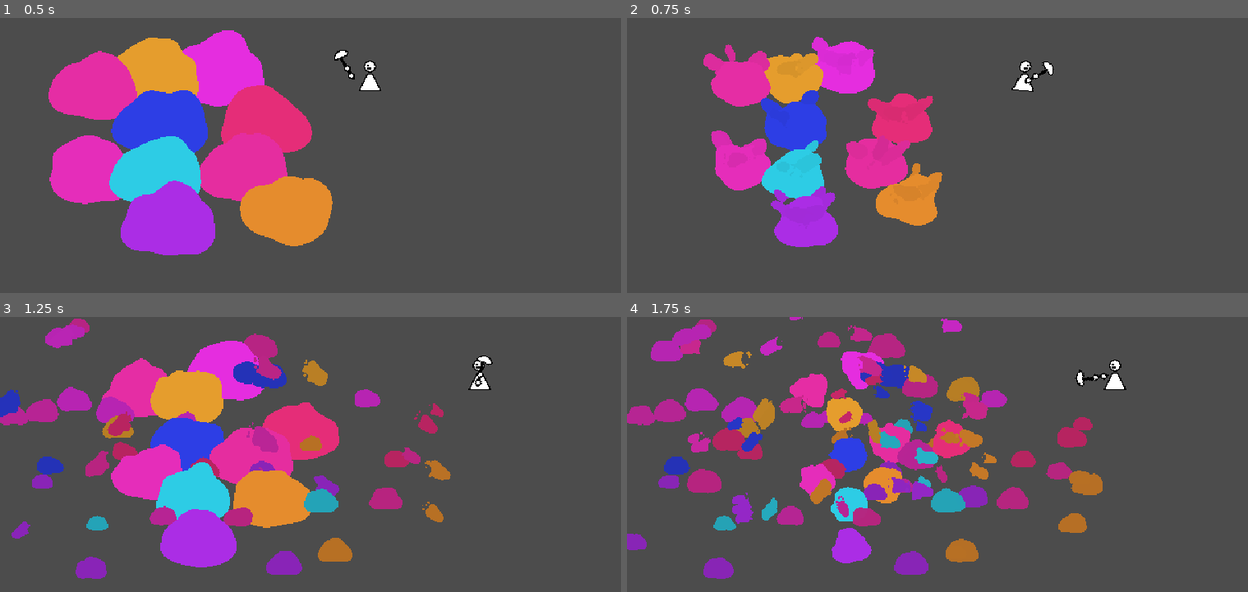
Above: before the commit, frames 1-4 (two rows, left to right).
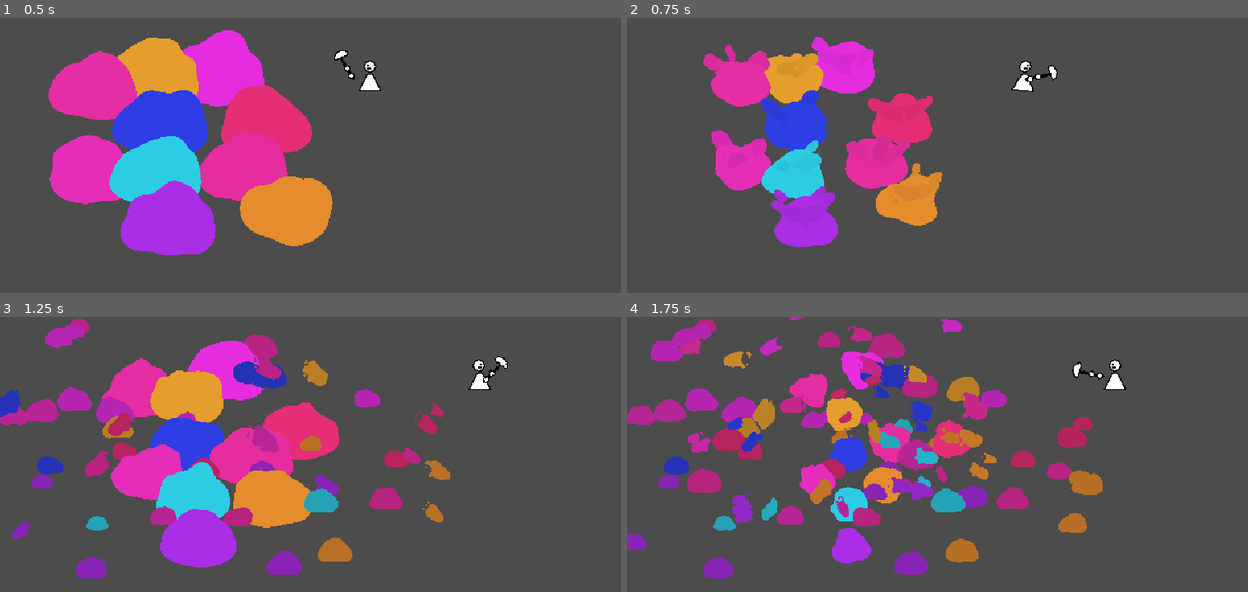
Above: after the commit, the same moments.

Repository: MetRiko/LD-2023-01
Game: Godot game, scene res://Root.tscn
The game is run twice, just before and just after one commit, with the same random seed, the same clock (stepped at 60 frames per second) and the same inputs. The engine's default icon, where the game draws it, is replaced by a stand-in: a white triangle on a blue panel in a dark square.
Inputs (mouse positions are in pixels of both pictures, inside the frame that each line leads up to):
- Up to frame 1 (0.5 s): no input
- Up to frame 2 (0.75 s): tap Enter at 0.5 s; move the mouse to (1098, 183) at 0.52 s; hold D (game_right) from 0.53 s (still down); click (1098, 183) at 0.6 s
- Up to frame 3 (1.25 s): keep holding D (game_right)
- Up to frame 4 (1.75 s): release D (game_right) at 1.25 s; drag from (825, 520) to (925, 575) at 1.27 s

Frame 1 is identical in both runs. In frame 2, 0.1% of the frame differs, in the area x 64-70%, y 15-24%; in frame 3, 0.2%, in the area x 76-82%, y 14-26%; in frame 4, 0.2%.

Commit message:
Update Player

Diff:
--- a/player/Player.gd
+++ b/player/Player.gd
@@ -4,8 +4,9 @@
 const MAX_SPEED = 160
 const ACCELERATION = 20
 
-var move_dir = Vector2.ZERO
+var move_direction = Vector2.ZERO
 var velocity = Vector2.ZERO
+var hammer_locked_pos = Vector2.ZERO
 
 func _ready():
 	pass
@@ -14,29 +15,32 @@
 	var orientation = get_orientation()
 	var viewing_angle = get_viewing_angle()
 
-	$Hammer.position = Vector2(
-		cos(viewing_angle) * clamp(get_distance_to_mouse() * 0.1, 8.0, 20.0),
-		sin(viewing_angle) * clamp(get_distance_to_mouse() * 0.1, 4.0, 6.0) - 14.0
-	)
-
-	$Sprite.flip_h = orientation < 0.0
-	$Hammer.scale.x = orientation
+	if $Hammer/AnimationPlayer.is_playing():
+		$Hammer.position = hammer_locked_pos
+	else:
+		$Sprite.flip_h = orientation < 0.0
+		$Hammer.scale.x = orientation
+		$Hammer.position = Vector2(
+			cos(viewing_angle) * clamp(get_distance_to_mouse() * 0.1, 8.0, 20.0),
+			sin(viewing_angle) * clamp(get_distance_to_mouse() * 0.1, 4.0, 6.0) - 14.0
+		)
 
 	set_animation_frame()
 
 	if Input.is_action_just_pressed("game_swing"):
+		hammer_locked_pos = $Hammer.position
 		if orientation < 0.0:
 			$Hammer/AnimationPlayer.play("SWING_L")
 		else:
 			$Hammer/AnimationPlayer.play("SWING_R")
 
 func _physics_process(delta):
-	move_dir.x = int(Input.is_action_pressed("game_right")) - int(Input.is_action_pressed("game_left"))
-	move_dir.y = int(Input.is_action_pressed("game_down")) - int(Input.is_action_pressed("game_up"))
-	move_dir = move_dir.normalized()
+	move_direction.x = int(Input.is_action_pressed("game_right")) - int(Input.is_action_pressed("game_left"))
+	move_direction.y = int(Input.is_action_pressed("game_down")) - int(Input.is_action_pressed("game_up"))
+	move_direction = move_direction.normalized()
 	velocity = Vector2(
-		lerp(velocity.x, move_dir.x * MAX_SPEED, ACCELERATION * delta),
-		lerp(velocity.y, move_dir.y * MAX_SPEED, ACCELERATION * delta)
+		lerp(velocity.x, move_direction.x * MAX_SPEED, ACCELERATION * delta),
+		lerp(velocity.y, move_direction.y * MAX_SPEED, ACCELERATION * delta)
 	)
 
 	var new_velocity = move_and_slide(velocity, Vector2.ZERO, false, 4, 0.785398, false)
@@ -55,13 +59,13 @@
 		"IDLE":
 			$AnimationPlayer.play(frame)
 		"WALK":
-			if move_dir.x < 0.0:
+			if move_direction.x < 0.0:
 				$AnimationPlayer.play_backwards(frame)
-			elif move_dir.x > 0.0:
+			elif move_direction.x > 0.0:
 				$AnimationPlayer.play(frame)
-			if move_dir.y < 0.0:
+			if move_direction.y < 0.0:
 				$AnimationPlayer.play_backwards(frame)
-			elif move_dir.y > 0.0:
+			elif move_direction.y > 0.0:
 				$AnimationPlayer.play(frame)
 
 func get_action_frame():
@@ -81,4 +85,4 @@
 	return sign(get_viewport().get_mouse_position().x - get_transform().get_origin().x)
 
 func is_moving():
-	return move_dir != Vector2(0.0, 0.0)
+	return move_direction != Vector2(0.0, 0.0)
--- a/player/Player.tscn
+++ b/player/Player.tscn
@@ -91,33 +91,6 @@
 "values": [ 0.0, 3.0, 6.0, 9.0, 6.0, 3.0, 0.0, -3.0, -6.0, -9.0, -6.0, -3.0 ]
 }
 
-[sub_resource type="Animation" id=9]
-resource_name = "IDLE"
-tracks/0/type = "value"
-tracks/0/path = NodePath(".:position")
-tracks/0/interp = 1
-tracks/0/loop_wrap = true
-tracks/0/imported = false
-tracks/0/enabled = true
-tracks/0/keys = {
-"times": PoolRealArray( 0 ),
-"transitions": PoolRealArray( 1 ),
-"update": 0,
-"values": [ Vector2( 0, -14 ) ]
-}
-tracks/1/type = "value"
-tracks/1/path = NodePath(".:rotation_degrees")
-tracks/1/interp = 1
-tracks/1/loop_wrap = true
-tracks/1/imported = false
-tracks/1/enabled = true
-tracks/1/keys = {
-"times": PoolRealArray( 0 ),
-"transitions": PoolRealArray( 1 ),
-"update": 0,
-"values": [ 0.0 ]
-}
-
 [sub_resource type="Animation" id=11]
 length = 0.001
 tracks/0/type = "value"
@@ -147,6 +120,7 @@
 
 [sub_resource type="Animation" id=12]
 resource_name = "SWING_L"
+length = 0.7
 tracks/0/type = "value"
 tracks/0/path = NodePath(".:position")
 tracks/0/interp = 1
@@ -154,7 +128,7 @@
 tracks/0/imported = false
 tracks/0/enabled = true
 tracks/0/keys = {
-"times": PoolRealArray( 0, 1 ),
+"times": PoolRealArray( 0, 0.7 ),
 "transitions": PoolRealArray( 1, 1 ),
 "update": 0,
 "values": [ Vector2( 0, -14 ), Vector2( 0, -14 ) ]
@@ -166,7 +140,7 @@
 tracks/1/imported = false
 tracks/1/enabled = true
 tracks/1/keys = {
-"times": PoolRealArray( 0, 0.3, 1 ),
+"times": PoolRealArray( 0, 0.2, 0.7 ),
 "transitions": PoolRealArray( 1, 1, 1 ),
 "update": 0,
 "values": [ 0.0, -80.0, 0.0 ]
@@ -174,6 +148,7 @@
 
 [sub_resource type="Animation" id=10]
 resource_name = "SWING_R"
+length = 0.7
 tracks/0/type = "value"
 tracks/0/path = NodePath(".:position")
 tracks/0/interp = 1
@@ -181,7 +156,7 @@
 tracks/0/imported = false
 tracks/0/enabled = true
 tracks/0/keys = {
-"times": PoolRealArray( 0, 1 ),
+"times": PoolRealArray( 0, 0.7 ),
 "transitions": PoolRealArray( 1, 1 ),
 "update": 0,
 "values": [ Vector2( 0, -14 ), Vector2( 0, -14 ) ]
@@ -193,7 +168,7 @@
 tracks/1/imported = false
 tracks/1/enabled = true
 tracks/1/keys = {
-"times": PoolRealArray( 0, 0.3, 1 ),
+"times": PoolRealArray( 0, 0.2, 0.7 ),
 "transitions": PoolRealArray( 1, 1, 1 ),
 "update": 0,
 "values": [ 0.0, 80.0, 0.0 ]
@@ -228,7 +203,6 @@
 position = Vector2( 12, -15 )
 
 [node name="AnimationPlayer" type="AnimationPlayer" parent="Hammer"]
-anims/IDLE = SubResource( 9 )
 anims/RESET = SubResource( 11 )
 anims/SWING_L = SubResource( 12 )
 anims/SWING_R = SubResource( 10 )
Not shown: 1 places in player/Player.tscn that only renumber resources
